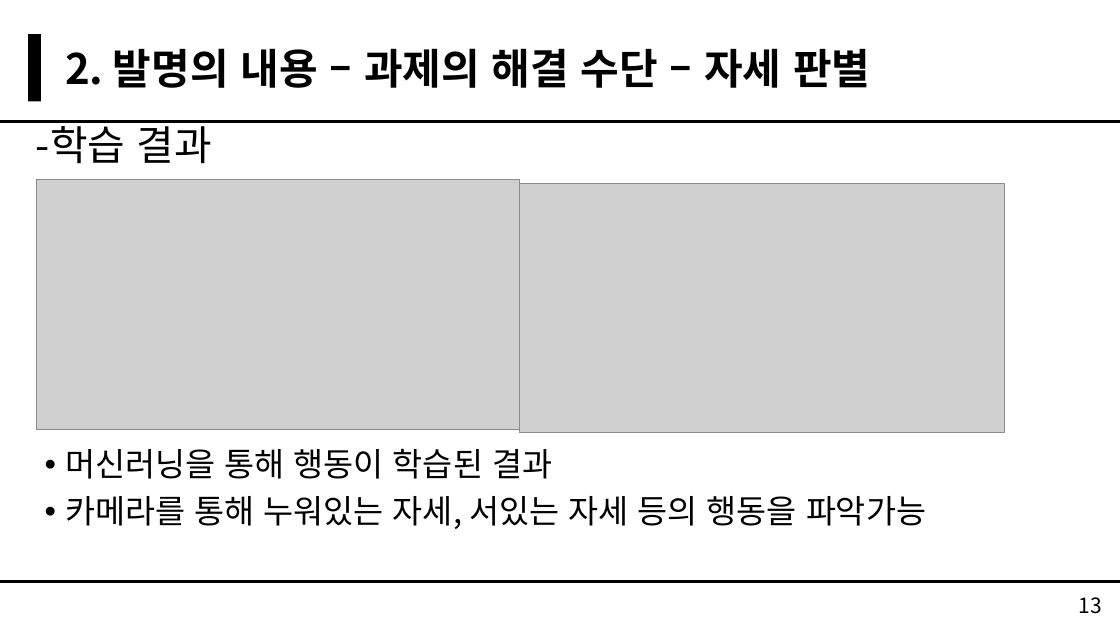
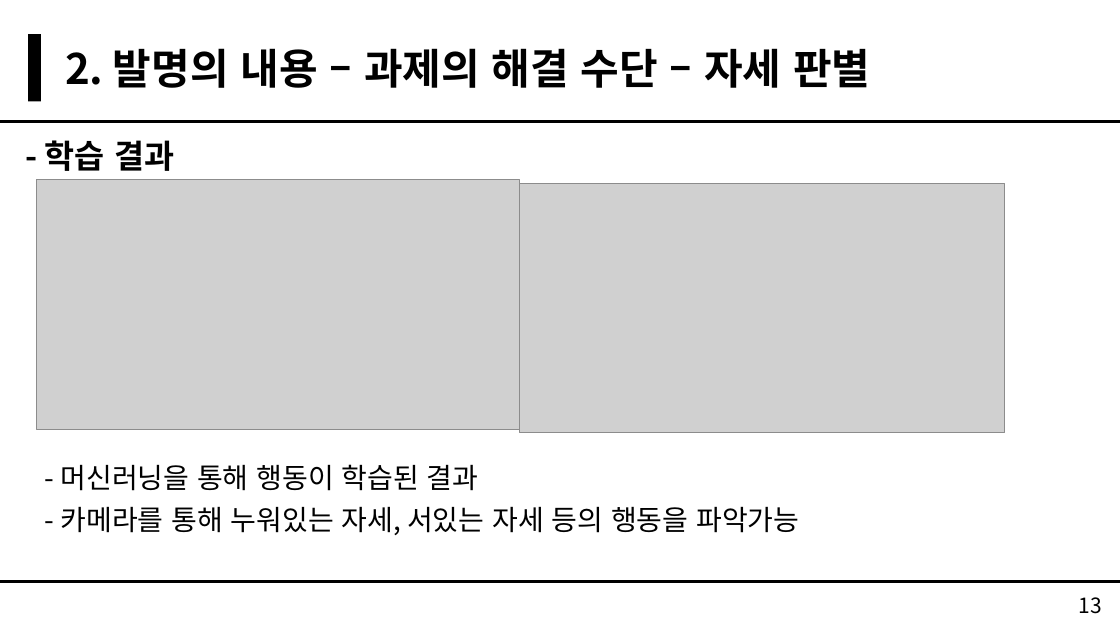
Before and after one commit to greatmanfantasy/GGCS, a slide deck: slide 13 of Report/특허경진대회/특허경진대회 발표 PPT - 개가천선.pptx. Drawn at 1120x630 pixels with LibreOffice and Linux fonts; fonts in the diff are those of the drawing; grey boxes stand for pictures. Boxes give left, top, right and bottom in pixels: in the first picture for what was removed or moved away, otherwise in the second. Text is boxed around its words. In the diff, an @@ line names an element or a change of style, - is before the commit and + after.

```diff
--- a/Report/특허경진대회/특허경진대회 발표 PPT - 개가천선.pptx
+++ b/Report/특허경진대회/특허경진대회 발표 PPT - 개가천선.pptx
@@ text at [45, 140, 174, 171]: text changed; size 35 to 28 pt; bold on @@
--학습 결과
+- 학습 결과
@@ text at [61, 464, 799, 535]: text changed; size 28 to 24 pt @@
-• 머신러닝을 통해 행동이 학습된 결과
-• 카메라를 통해 누워있는 자세, 서있는 자세 등의 행동을 파악가능
+- 머신러닝을 통해 행동이 학습된 결과
+- 카메라를 통해 누워있는 자세, 서있는 자세 등의 행동을 파악가능
```
Also in this commit, not shown: 3 other slides changed, 3 other files.
